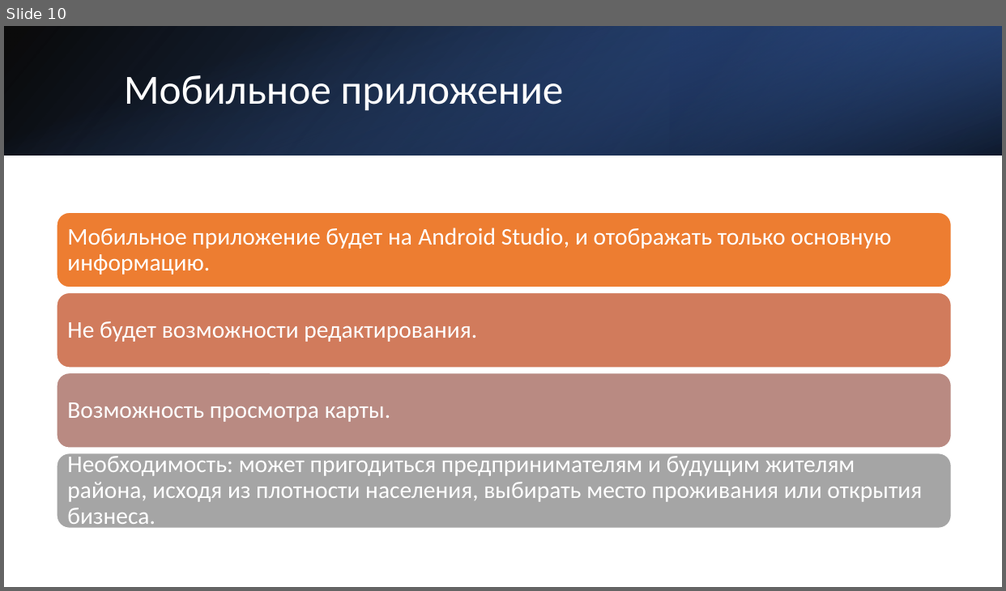
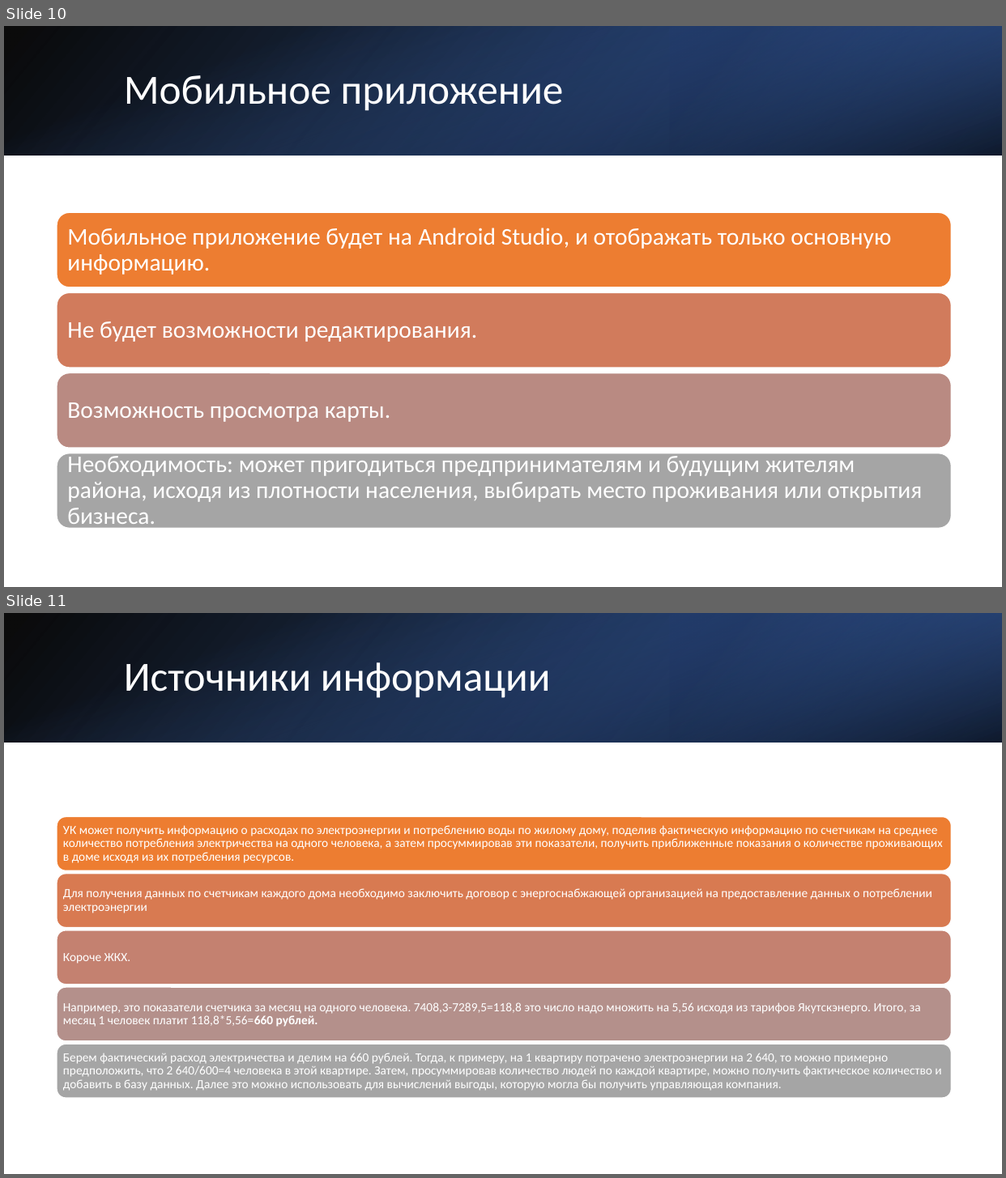
Before and after one commit to Arsenshmid/Algokfen, a slide deck: презентация разработчик.pptx. Shown one above the other, each under a label of ours: slide 10 before the commit, slides 10 and 11 after it. The pictures are 1006x591 and 1006x1178 pixels, drawn with LibreOffice and Linux fonts; fonts in the diff are those of the drawing. Boxes give left, top, right and bottom in pixels: in the first picture for what was removed or moved away, otherwise in the second. Text is boxed around its words. In the diff, an @@ line names an element or a change of style, - is before the commit and + after.

```diff
--- a/презентация разработчик.pptx
+++ b/презентация разработчик.pptx
@@ slide 11 added at (4,613,1002,1174), background #FFFFFF @@
@@ rectangle added at (4,613,1002,742), fill gradient #000000 to #2F5597 @@
@@ rectangle added at (4,613,1002,742), fill gradient #4472C4 to #000000 @@
@@ rectangle added at (670,613,1002,742), fill gradient #203864 to #4472C4 @@
@@ title added at (124,662,551,698), 40 pt, text #FFFFFF @@
+Источники информации
@@ group added at (57,816,951,1098): 5 rounded rectangles, 5 texts @@
+УК может получить информацию о расходах по электроэнергии и потреблению воды по жилому дому, поделив фактическую информацию по счетчикам на среднее количество потребления электричества на одного человека, а затем просуммировав эти показатели, получить приближенные показания о количестве проживающих в доме исходя из их потребления ресурсов.
+Для получения данных по счетчикам каждого дома необходимо заключить договор с энергоснабжающей организацией на предоставление данных о потреблении электроэнергии
+Короче ЖКХ.
+Например, это показатели счетчика за месяц на одного человека. 7408,3-7289,5=118,8 это число надо множить на 5,56 исходя из тарифов Якутскэнерго. Итого, за месяц 1 человек платит 118,8*5,56=660 рублей.
+Берем фактический расход электричества и делим на 660 рублей. Тогда, к примеру, на 1 квартиру потрачено электроэнергии на 2 640, то можно примерно предположить, что 2 640/600=4 человека в этой квартире. Затем, просуммировав количество людей по каждой квартире, можно получить фактическое количество и добавить в базу данных. Далее это можно использовать для вычислений выгоды, которую могла бы получить управляющая компания.
```
Also in this commit, not shown: 1 other slide added, 2 other files.
